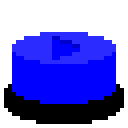
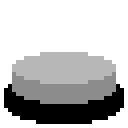
Layer changes from the first 128 x 128 image to the second:
added group "white_down" with 3 layers above "Black" over [12, 52, 116, 104]
added layer "white_down #1" in group "white_down" over [12, 52, 116, 104]
showed group "Black_down" (3 layers) over [12, 52, 116, 104]
hid group "Blue" (5 layers) over [12, 32, 116, 104]
hid "blue_arrow_right" over [52, 36, 80, 60]
